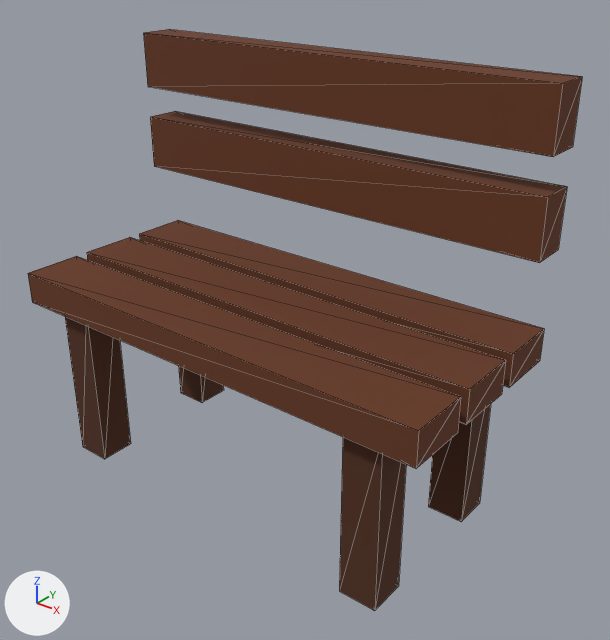
The glTF model brushland/game/art/models/bench.glb: old version first, new version second.
Camera for both pictures: a camera (50 mm lens) standing at (1.045, -1.185, 1.151) and looking at (0.072, 0.032, 0.397). Every picture has the same lights, and +X, +Y and +Z are marked at lower left. The older version comes first. Mesh edges are drawn as thin lines. Where no turn or scale is listed for an object, it has been applied to the vertices.

Names of what the first picture shows: '_MeshInstance3D_229', '_MeshInstance3D_230', '_MeshInstance3D_231', '_MeshInstance3D_232', '_MeshInstance3D_233', '_MeshInstance3D_234', '_MeshInstance3D_235', '_MeshInstance3D_236', '_MeshInstance3D_237'.
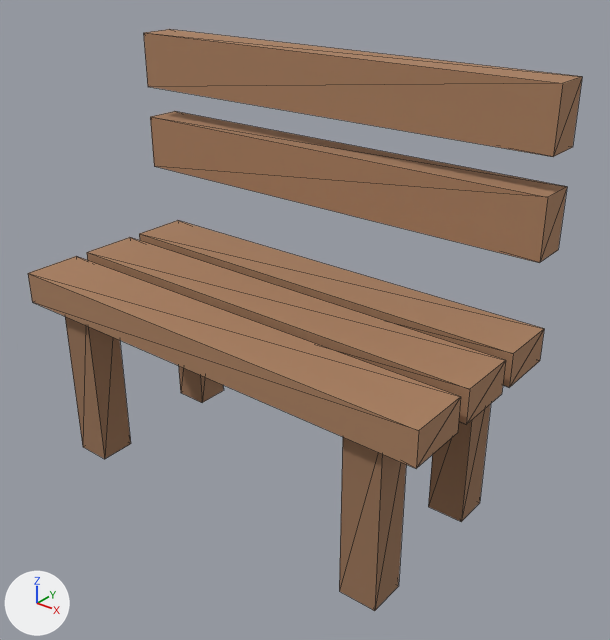
Boxes [x1, y1, x2, y2] around the edits, measured in the pictures (610 x 640 px):
'_MeshInstance3D_237', recoloured (lighter): [144, 29, 582, 157] in both
'_MeshInstance3D_235', recoloured (lighter): [28, 256, 461, 468] in both
'_MeshInstance3D_236', recoloured (lighter): [150, 111, 567, 263] in both
'_MeshInstance3D_234', recoloured (lighter): [87, 237, 506, 425] in both
'_MeshInstance3D_233', recoloured (lighter): [139, 220, 544, 387] in both
'_MeshInstance3D_232', recoloured (lighter): [339, 437, 406, 611] in both
'_MeshInstance3D_230', recoloured (lighter): [65, 317, 131, 459] in both
'_MeshInstance3D_231', recoloured (lighter): [428, 404, 491, 522] in both
'_MeshInstance3D_229', recoloured: [179, 366, 224, 403] in both

The edits, one by one:
Material 'Material_0' (mat_material_0) changes colour from brown #512c18 to brown #997356; in linear values from (0.0828, 0.0251, 0.00911) to (0.319, 0.172, 0.094).
Material 'Material_1' (mat_material_1) changes colour from brown #66371e to brown #aa8060; in linear values from (0.134, 0.0383, 0.0129) to (0.402, 0.216, 0.117).
